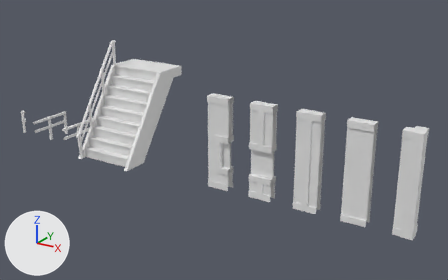
One commit to the Blender file Modelos_Blender/Ficheros_Blend/pared.blend: the scene before it, then after it.
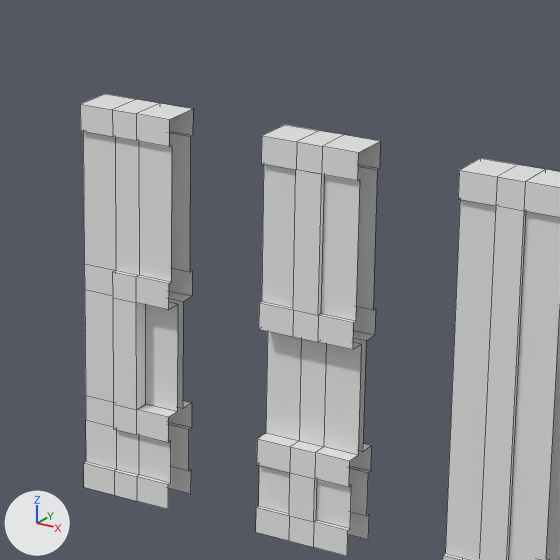
Each version appears first whole from a 50 mm lens placed at (15.03, -20.41, 10.88), pointed at (1.12, 1.67, 1.45), and next in a close-up on the part from 42% to 71% of the width and 25% to 73% of the height. Every picture has the same lights, and +X, +Y and +Z are marked at lower left. The close-ups show mesh edges as thin lines.

In view in the first close-up: 'Pared_Soportado', 'Pared_Ventana_Centro', 'Pared_Ventana_Costado'.
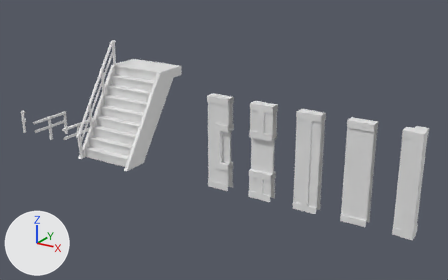
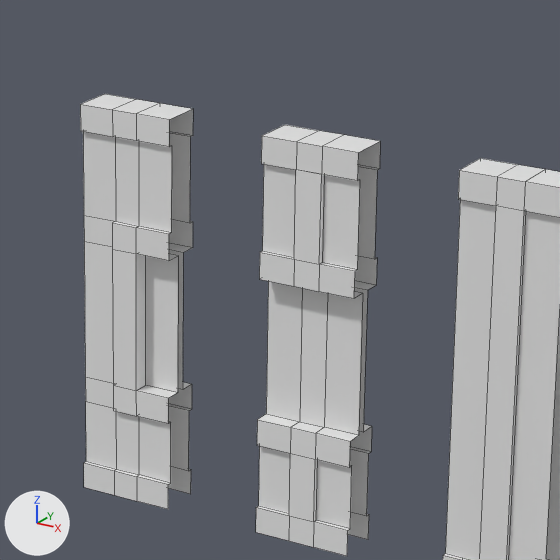
The change, as a diff of the scene's bpy script:
```diff
--- a/Modelos_Blender/Ficheros_Blend/pared.blend.py
+++ b/Modelos_Blender/Ficheros_Blend/pared.blend.py
@@ me_cube_019 @@
 me_cube_019.from_pydata(...)  # 116 vertices, 91 faces; spans x -0.51..0.49, y -0.22..0.22, z 0.0..4.0
 # used by ob_pared_ventana_centro; location = (4.0, 0.0, 0.0)
+# me_cube_019 part 1: all 32 vertices in x -0.51..0.49, y -0.22..0.22, z 0.72..0.98 are moved by (0.0, 0.0, 0.2)
+# me_cube_019 part 2: all 32 vertices in x -0.51..0.49, y -0.22..0.22, z 2.1..2.37 are moved by (0.0, 0.0, 0.5)
@@ me_cube_020 @@
 me_cube_020.from_pydata(...)  # 104 vertices, 77 faces; spans x -0.51..0.49, y -0.22..0.22, z 0.0..4.0
 # used by ob_pared_ventana_costado; location = (2.0, 0.0, 0.0)
+# me_cube_020 part 3: all 28 vertices in x -0.51..0.49, y -0.22..0.22, z 0.72..0.98 are moved by (0.0, 0.0, 0.2)
+# me_cube_020 part 4: all 28 vertices in x -0.51..0.49, y -0.22..0.22, z 2.1..2.37 are moved by (0.0, 0.0, 0.5)
```

Location of each change, [x1, y1, x2, y2] in pixels of the close-ups (560 x 560 px; the box of a moved part takes in the faces that stretch with it):
part 1 of me_cube_019, moved or reshaped
    before: [257, 433, 371, 529]
    after: [257, 414, 372, 529]
part 2 of me_cube_019, moved or reshaped
    before: [259, 175, 376, 455]
    after: [259, 175, 377, 435]
part 3 of me_cube_020, moved or reshaped
    before: [86, 395, 192, 483]
    after: [85, 377, 192, 483]
part 4 of me_cube_020, moved or reshaped
    before: [83, 162, 192, 411]
    after: [83, 162, 193, 393]
